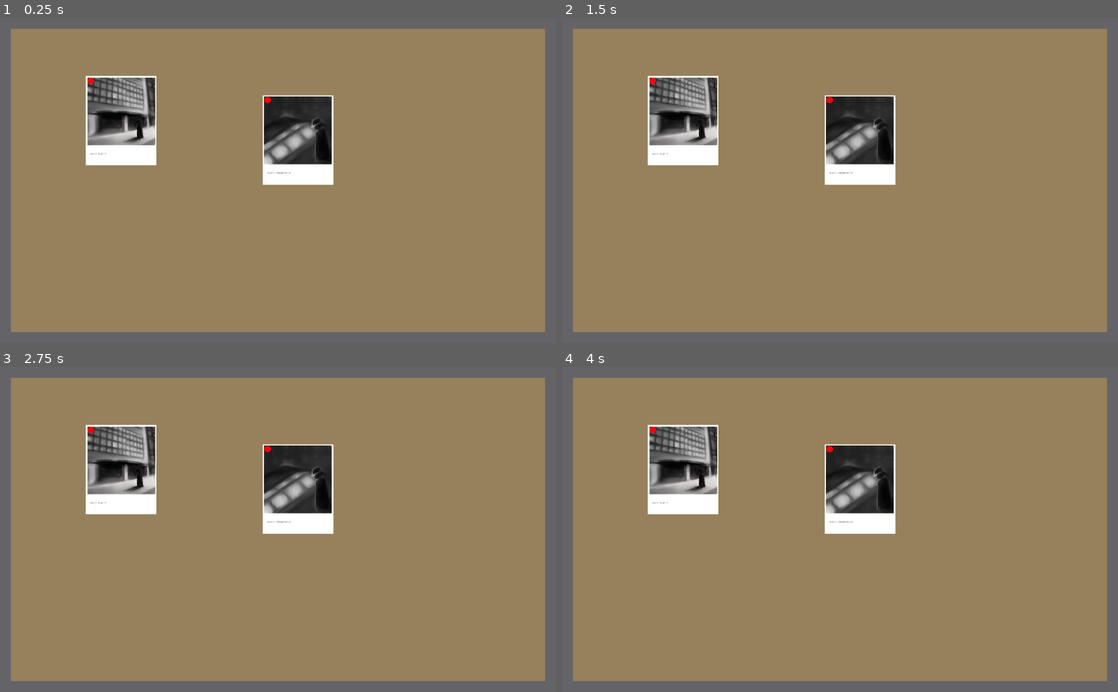
Above: before the commit, frames 1-4 (two rows, left to right).
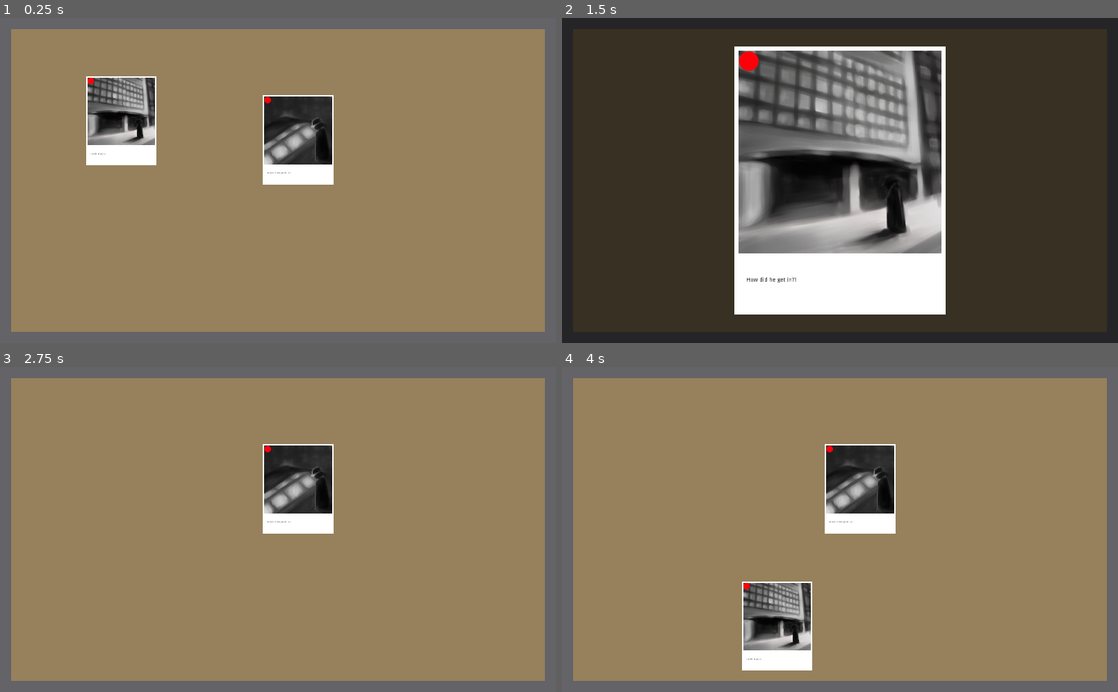
Above: after the commit, the same moments.

Repository: IanWark/VGADGameJamWinter2019
Game: Godot game, scene res://scenes/game_screen.tscn
The game is run twice, just before and just after one commit, with the same random seed, the same clock (stepped at 60 frames per second) and the same inputs.
Inputs (mouse positions are in pixels of both pictures, inside the frame that each line leads up to):
- Up to frame 1 (0.25 s): no input
- Up to frame 2 (1.5 s): tap Enter at 0.5 s; move the mouse to (684, 122) at 0.52 s; press the mouse at (684, 122) at 0.53 s; right-click (684, 122) at 0.8 s; tap Space at 1.25 s; move the mouse to (862, 141) at 1.27 s; release the mouse at (862, 141) at 1.28 s; right-click (862, 141) at 1.35 s
- Up to frame 3 (2.75 s): click (300, 490) at 1.55 s; tap Enter at 2 s; move the mouse to (333, 458) at 2.02 s; press the mouse at (333, 458) at 2.03 s; right-click (333, 458) at 2.3 s
- Up to frame 4 (4 s): tap Space at 2.75 s; move the mouse to (812, 594) at 2.77 s; release the mouse at (812, 594) at 2.78 s; right-click (812, 594) at 2.85 s; click (812, 594) at 3.05 s; tap Enter at 3.5 s; move the mouse to (1006, 578) at 3.52 s; press the mouse at (1006, 578) at 3.53 s; right-click (1006, 578) at 3.8 s

The runs differ from the first frame. In frame 1, 0.3% of the frame differs, in the area x 15-60%, y 17-52%; in frame 2, 99%, in the area x 0-100%, y 0-100%; in frame 3, 3.7%; in frame 4, 7.1%.

Commit message:
Re-add what Godot removed
Changing the art icon location removed the display and input sections
of the project file...

Diff:
--- a/project.godot
+++ b/project.godot
@@ -13,7 +13,17 @@
 config/name="StringJamGame"
 run/main_scene="res://scenes/game_screen.tscn"
 config/icon="res://art/icon.png"
-config/auto_accept_quit=false
+[display]
+
+window/stretch/mode="2d"
+window/stretch/aspect="keep_height"
+
+[input]
+
+left_click=[ Object(InputEventMouseButton,"resource_local_to_scene":false,"resource_name":"","device":0,"alt":false,"shift":false,"control":false,"meta":false,"command":false,"button_mask":0,"position":Vector2( 0, 0 ),"global_position":Vector2( 0, 0 ),"factor":1.0,"button_index":1,"pressed":false,"doubleclick":false,"script":null)
+]
+right_click=[ Object(InputEventMouseButton,"resource_local_to_scene":false,"resource_name":"","device":0,"alt":false,"shift":false,"control":false,"meta":false,"command":false,"button_mask":0,"position":Vector2( 0, 0 ),"global_position":Vector2( 0, 0 ),"factor":1.0,"button_index":2,"pressed":false,"doubleclick":false,"script":null)
+]
 
 [rendering]
 
